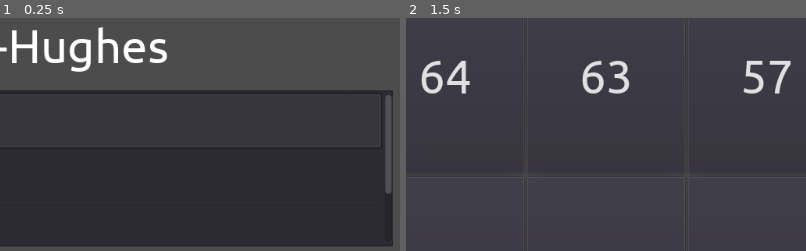
Above: before the commit, frames 1-2 (left to right).
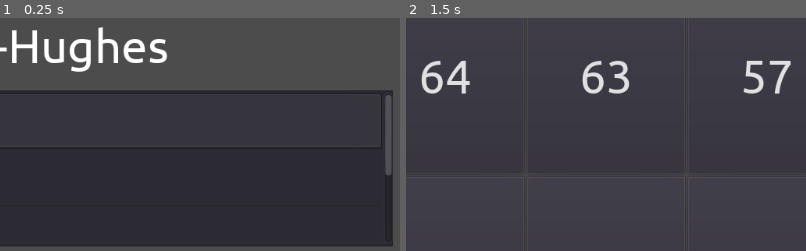
Above: after the commit, the same moments.

Repository: liamgh/NumberWall
Game: Godot game, scene res://Start.tscn
Same seed, same stepped clock (60 frames per second), same inputs: the game is played once before the commit and once after it.
Inputs:
- Up to frame 1 (0.25 s): no input
- Up to frame 2 (1.5 s): click "Start" at 0.5 s; click "58" at 1.25 s
The pictures show only the part of the screen within x 45-95%, y 24-74%; the shares and areas given below are measured in that part.

The runs differ from the first frame. In frame 1, 0.1% of the frame differs, in the area x 96-98%, y 66-76%; in frame 2, nothing differs.

Commit message:
Added French

Diff:
--- a/Start.gd
+++ b/Start.gd
@@ -9,6 +9,7 @@
 	addLanguageToMenu("dk-dk", "Danish")
 	addLanguageToMenu("en-gb", "English")
 	addLanguageToMenu("sv-se", "Swedish")
+	addLanguageToMenu("fr-fr", "French")
 	pickLanguageSelect.select(0)
 	startBtn.disabled = false
 
--- /dev/null
+++ b/Words/data-fr-fr.tres
@@ -0,0 +1,118 @@
+[gd_resource type="Resource" load_steps=2 format=2]
+
+[sub_resource type="GDScript" id=1]
+script/source = "# French numbers
+
+extends Resource
+
+func get_cardinal(number):
+	return cardinal[number]
+
+var cardinal = {
+   0: \"zéro\",
+   1: \"un/une\",
+   2: \"deux\",
+   3: \"trois\",
+   4: \"quatre\",
+   5: \"cinq\",
+   6: \"six\",
+   7: \"sept\",
+   8: \"huit\",
+   9: \"neuf\",
+   10: \"dix\",
+   11: \"onze\",
+   12: \"douze\",
+   13: \"treize\",
+   14: \"quatorze\",
+   15: \"quinze\",
+   16: \"seize\",
+   17: \"dix-sept\",
+   18: \"dix-huit\",
+   19: \"dix-neuf\",
+   20: \"vingt\",
+   21: \"vingt-et-un\",
+   22: \"vingt-deux\",
+   23: \"vingt-trois\",
+   24: \"vingt-quatre\",
+   25: \"vingt-cinq\",
+   26: \"vingt-six\",
+   27: \"vingt-sept\",
+   28: \"vingt-huit\",
+   29: \"vingt-neuf\",
+   30: \"trente\",
+   31: \"trente-et-un\",
+   32: \"trente-deux\",
+   33: \"trente-trois\",
+   34: \"trente-quatre\",
+   35: \"trente-cinq\",
+   36: \"trente-six\",
+   37: \"trente-sept\",
+   38: \"trente-huit\",
+   39: \"trente-neuf\",
+   40: \"quarante\",
+   41: \"quarante-et-un\",
+   42: \"quarante-deux\",
+   43: \"quarante-trois\",
+   44: \"quarante-quatre\",
+   45: \"quarante-cinq\",
+   46: \"quarante-six\",
+   47: \"quarante-sept\",
+   48: \"quarante-huit\",
+   49: \"quarante-neuf\",
+   50: \"cinquante\",
+   51: \"cinquante-et-un\",
+   52: \"cinquante-deux\",
+   53: \"cinquante-trois\",
+   54: \"cinquante-quatre\",
+   55: \"cinquante-cinq\",
+   56: \"cinquante-six\",
+   57: \"cinquante-sept\",
+   58: \"cinquante-huit\",
+   59: \"cinquante-neuf\",
+   60: \"soixante\",
+   61: \"soixante-et-un\",
+   62: \"soixante-deux\",
+   63: \"soixante-trois\",
+   64: \"soixante-quatre\",
+   65: \"soixante-cinq\",
+   66: \"soixante-six\",
+   67: \"soixante-sept\",
+   68: \"soixante-huit\",
+   69: \"soixante-neuf\",
+   70: \"soixante-dix\",
+   71: \"soixante-et-onze\",
+   72: \"soixante-douze\",
+   73: \"soixante-treize\",
+   74: \"soixante-quatorze\",
+   75: \"soixante-quinze\",
+   76: \"soixante-seize\",
+   77: \"soixante-dix-sept\",
+   78: \"soixante-dix-huit\",
+   79: \"soixante-dix-neuf\",
+   80: \"quatre-vingt\",
+   81: \"quatre-vingt-et-un\",
+   82: \"quatre-vingt-deux\",
+   83: \"quatre-vingt-trois\",
+   84: \"quatre-vingt-quatre\",
+   85: \"quatre-vingt-cinq\",
+   86: \"quatre-vingt-six\",
+   87: \"quatre-vingt-sept\",
+   88: \"quatre-vingt-huit\",
+   89: \"quatre-vingt-neuf\",
+   90: \"quatre-vingt-dix\",
+   91: \"quatre-vingt-et-onze\",
+   92: \"quatre-vingt-douze\",
+   93: \"quatre-vingt-treize\",
+   94: \"quatre-vingt-quatorze\",
+   95: \"quatre-vingt-quinze\",
+   96: \"quatre-vingt-seize\",
+   97: \"quatre-vingt-dix-sept\",
+   98: \"quatre-vingt-dix-huit\",
+   99: \"quatre-vingt-dix-neuf\",
+   100: \"cent\",
+
+}
+"
+
+[resource]
+script = SubResource( 1 )
